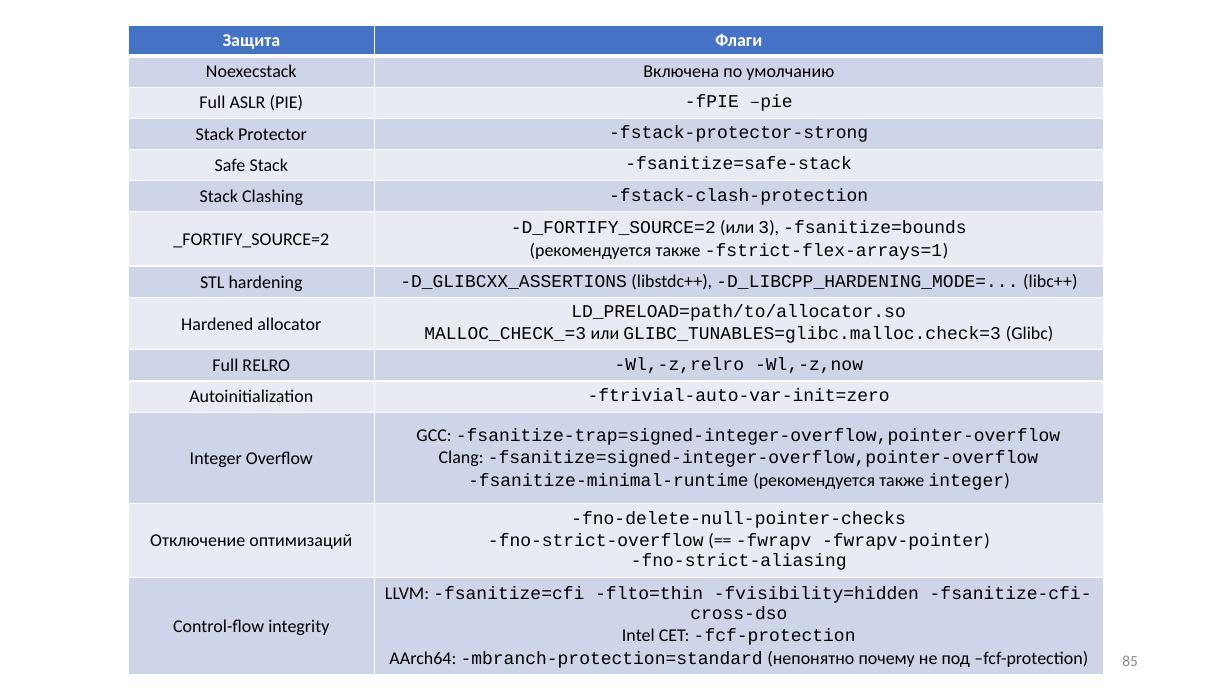
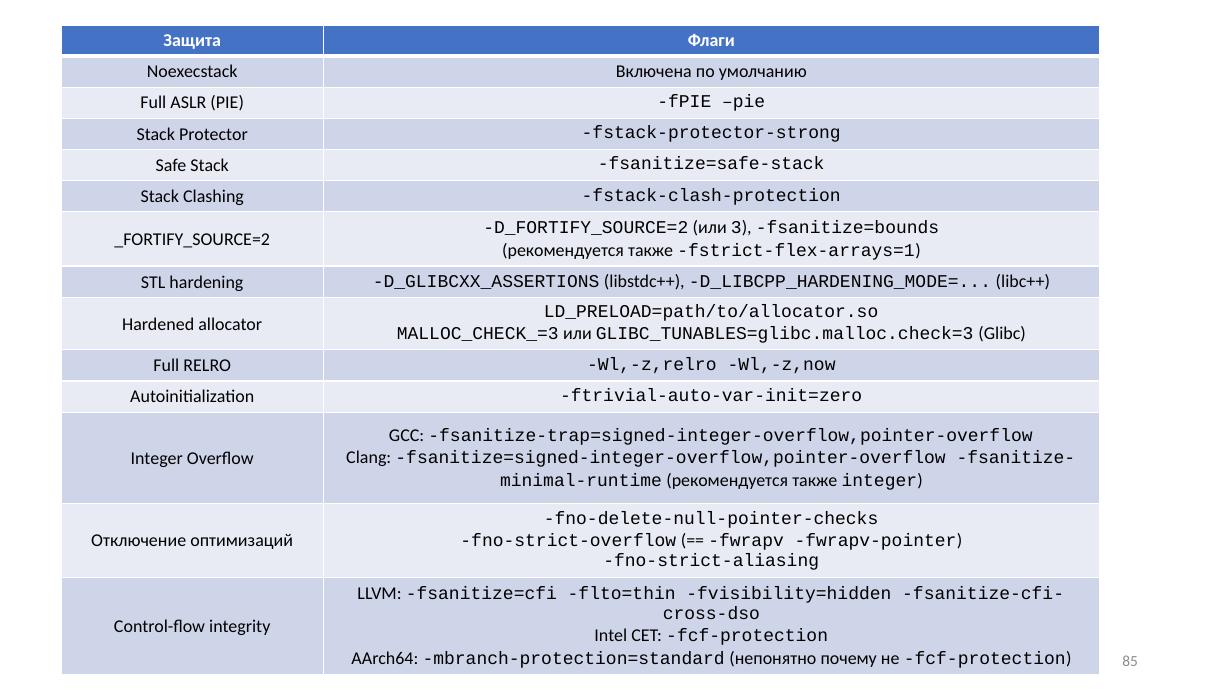
Before and after one commit to yugr/slides, a slide deck: slide 85 of CppZeroCost/2025/RU.pptx. Drawn at 1232x693 pixels with LibreOffice and Linux fonts; fonts in the diff are those of the drawing. Boxes give left, top, right and bottom in pixels: in the first picture for what was removed or moved away, otherwise in the second. Text is boxed around its words. In the diff, an @@ line names an element or a change of style, - is before the commit and + after.

```diff
--- a/CppZeroCost/2025/RU.pptx
+++ b/CppZeroCost/2025/RU.pptx
@@ table at box(61, 25, 1099, 672) @@
-row 14, column 2: LLVM: -fsanitize=cfi -flto=thin -fvisibility=hidden -fsanitize-cfi-cross-dso / Intel CET: -fcf-protection / AArch64: -mbranch-protection=standard (непонятно почему не под –fcf-protection)
+row 14, column 2: LLVM: -fsanitize=cfi -flto=thin -fvisibility=hidden -fsanitize-cfi-cross-dso / Intel CET: -fcf-protection / AArch64: -mbranch-protection=standard (непонятно почему не -fcf-protection)
@@ table: place and size @@
-table at box(128, 25, 1104, 672)
+table at box(61, 25, 1099, 672)
```
Also in this commit, not shown: 32 other slides changed, 3 other files.
